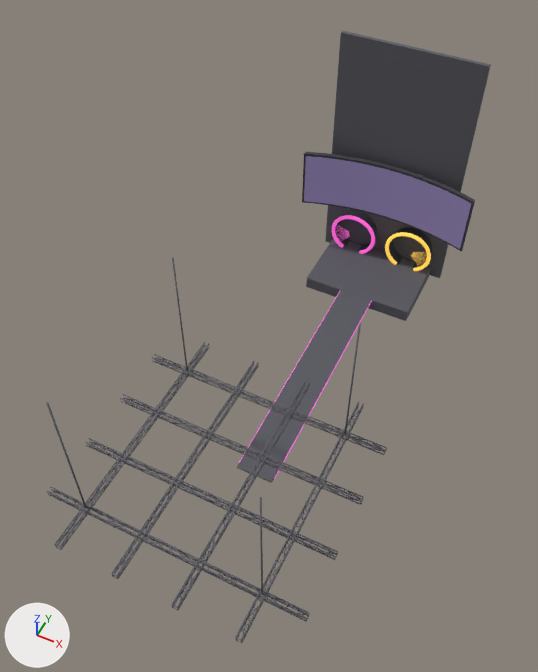
The glTF model game/assets/environment/entrance_set.glb, before and after one commit.
One viewpoint serves both versions: a 50 mm lens placed at (17.5, -26.4, 58.7), pointed at (-1.7, 12.0, 10.6). Lighting does not change. The marker at lower left points along +X, +Y and +Z. The picture after the commit comes second.

Script lines for the objects in view, before the commit:
```python
me_entrancestage = bpy.data.meshes.new('EntranceStage')
me_entrancestage.from_pydata(...)  # 56 vertices, 100 faces; spans x -6.0..6.0, y 5.5..38.0, z -1.3..0.4
me_entrancestage.materials.append(mat_m_entrancestage)  # dark grey #595961
me_stagescreenbezel = bpy.data.meshes.new('StageScreenBezel')
me_stagescreenbezel.from_pydata(...)  # 150 vertices, 248 faces; spans x -9.2..9.2, y 35.3..37.4, z 6.1..12.6
me_stagescreenbezel.materials.append(mat_m_stagescreenbezel)  # dark grey #3f3f45
me_truss = bpy.data.meshes.new('Truss')
me_truss.from_pydata(...)  # 10320 vertices, 18640 faces; spans x -11.0..11.0, y -11.0..11.0, z 7.3..21.0
me_truss.materials.append(mat_m_truss)  # dark grey #65656c
ob_entrancestage = bpy.data.objects.new('EntranceStage', me_entrancestage)
ob_entrancestage.location = (0.0, 0.0, 0.0)
ob_stagescreenbezel = bpy.data.objects.new('StageScreenBezel', me_stagescreenbezel)
ob_stagescreenbezel.location = (0.0, 0.0, 0.0)
ob_truss = bpy.data.objects.new('Truss', me_truss)
ob_truss.location = (0.0, 0.0, 0.0)
# also in view: 'StageBackdrop' at (0.0, 38.4, 11.9); 'StageScreen' at (0.0, 36.1, 9.4); 'PortalRecess' at (0.0, 38.3, 2.5)
```
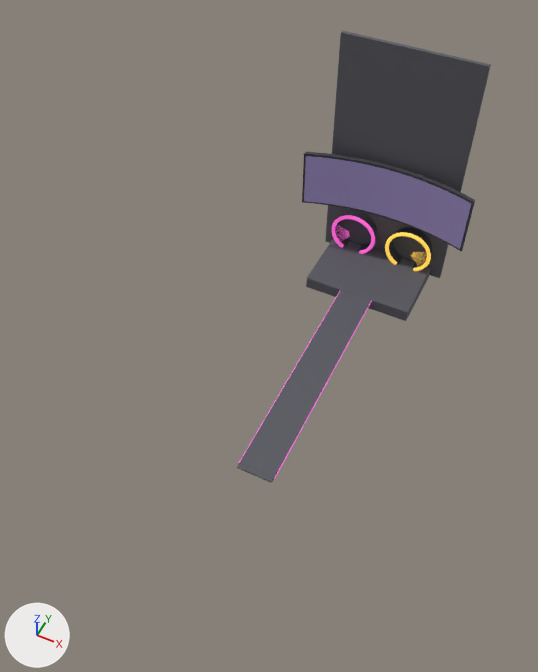
Changed parts and their boxes [x1, y1, x2, y2] in the pictures (538 x 672 px):
```json
{"object": "Truss", "change": "deleted", "before": [46, 258, 387, 643]}
```

Scene script edits in JSON lines:
```json
{"op": "remove", "block": "ob_truss", "code": ["ob_truss = bpy.data.objects.new('Truss', me_truss)", "ob_truss.location = (0.0, 0.0, 0.0)"]}
```
